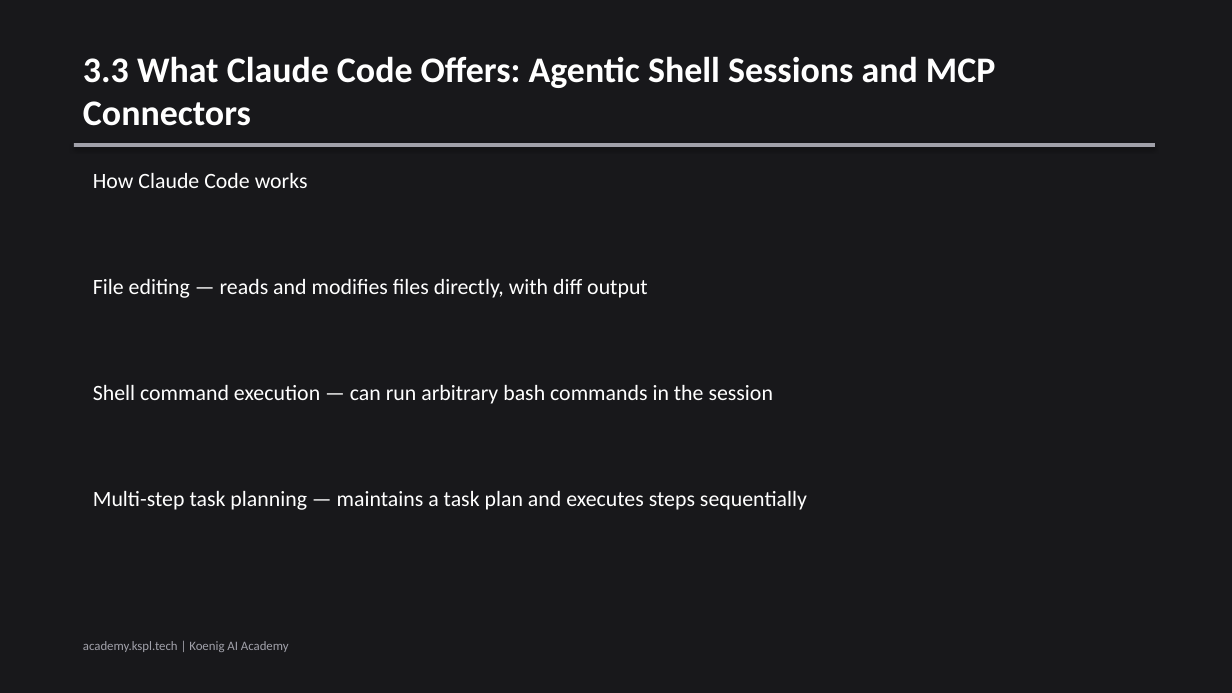
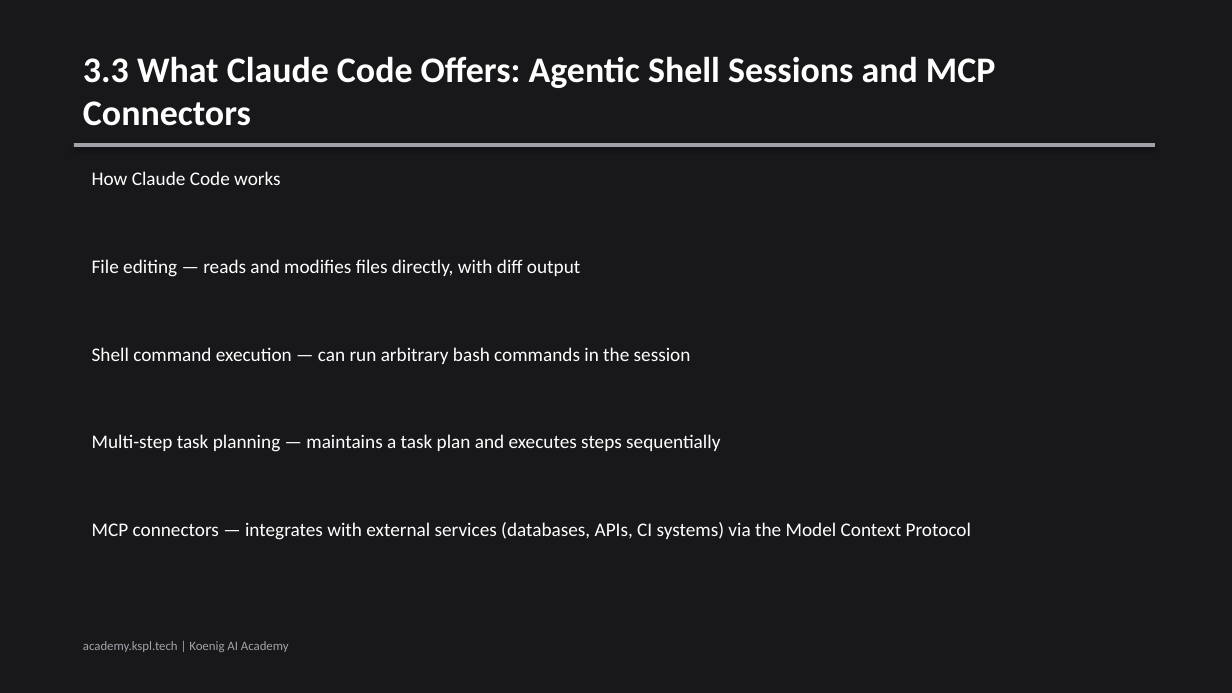
Before and after one commit to Koenig-Solutions-Private-Limited/koenig-ai-org, a slide deck: slide 4 of vault/courses/cursor-composer-2/03-cursor-cli-headless/slides.pptx. Drawn at 1232x693 pixels with LibreOffice and Linux fonts; fonts in the diff are those of the drawing. Boxes give left, top, right and bottom in pixels: in the first picture for what was removed or moved away, otherwise in the second. Text is boxed around its words. In the diff, an @@ line names an element or a change of style, - is before the commit and + after.

```diff
--- a/vault/courses/cursor-composer-2/03-cursor-cli-headless/slides.pptx
+++ b/vault/courses/cursor-composer-2/03-cursor-cli-headless/slides.pptx
@@ text "File editing — reads and ...": place and size @@
-text "File editing — reads and ..." at box(93, 279, 648, 298)
+text "File editing — reads and ..." at box(92, 259, 580, 277)
@@ text "Shell command execution — can ...": place and size @@
-text "Shell command execution — can ..." at box(93, 385, 773, 404)
+text "Shell command execution — can ..." at box(92, 347, 691, 364)
@@ size 17 to 15 pt in 4 elements at box(92, 171, 281, 185), box(92, 259, 580, 277), box(92, 347, 691, 364), box(92, 434, 720, 452) @@
@@ text "Multi-step task planning — maintains ...": place and size @@
-text "Multi-step task planning — maintains ..." at box(93, 491, 807, 510)
+text "Multi-step task planning — maintains ..." at box(92, 434, 720, 452)
@@ text added at box(92, 522, 971, 540), 15 pt, text #FFFFFF @@
+MCP connectors — integrates with external services (databases, APIs, CI systems) via the Model Context Protocol
```
Also in this commit, not shown: 3 other slides changed, 1 other file.
